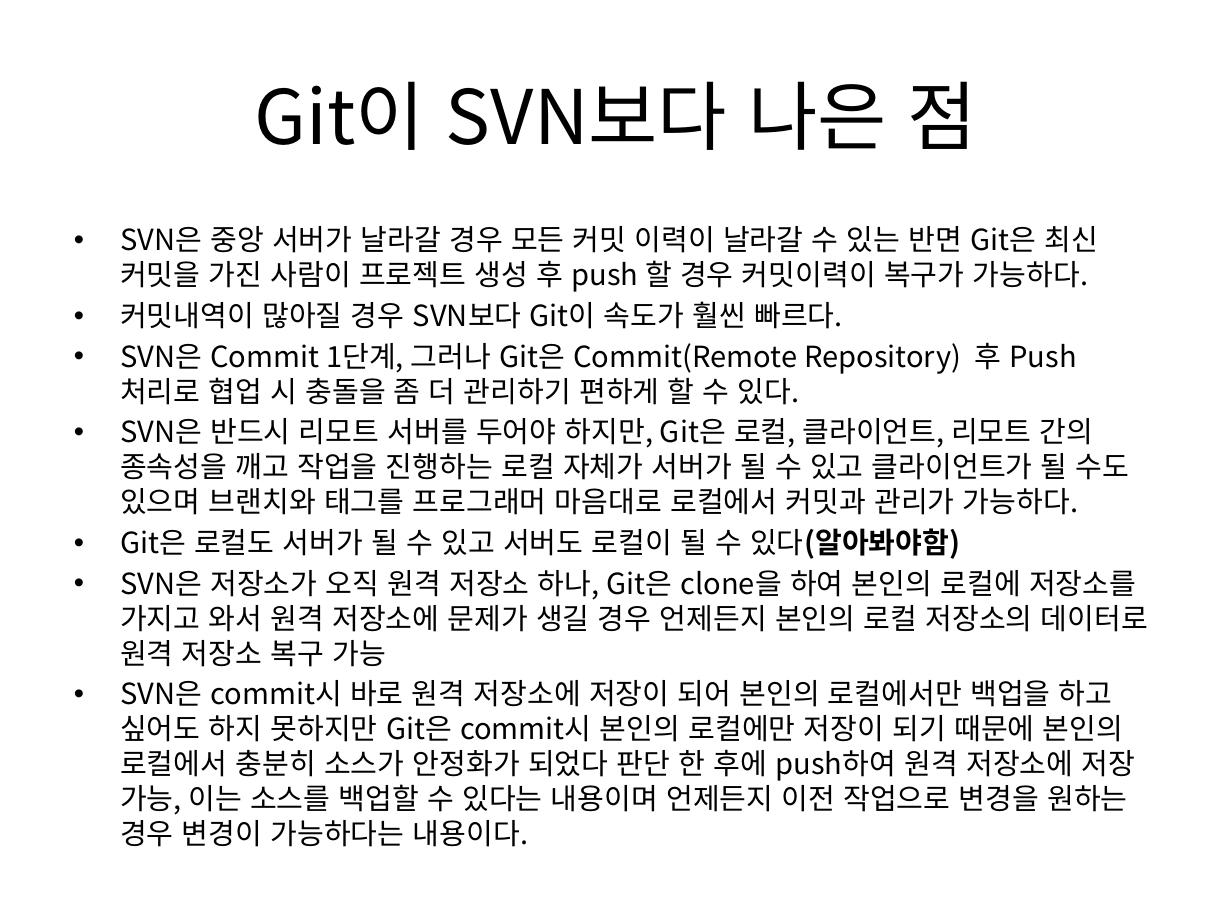
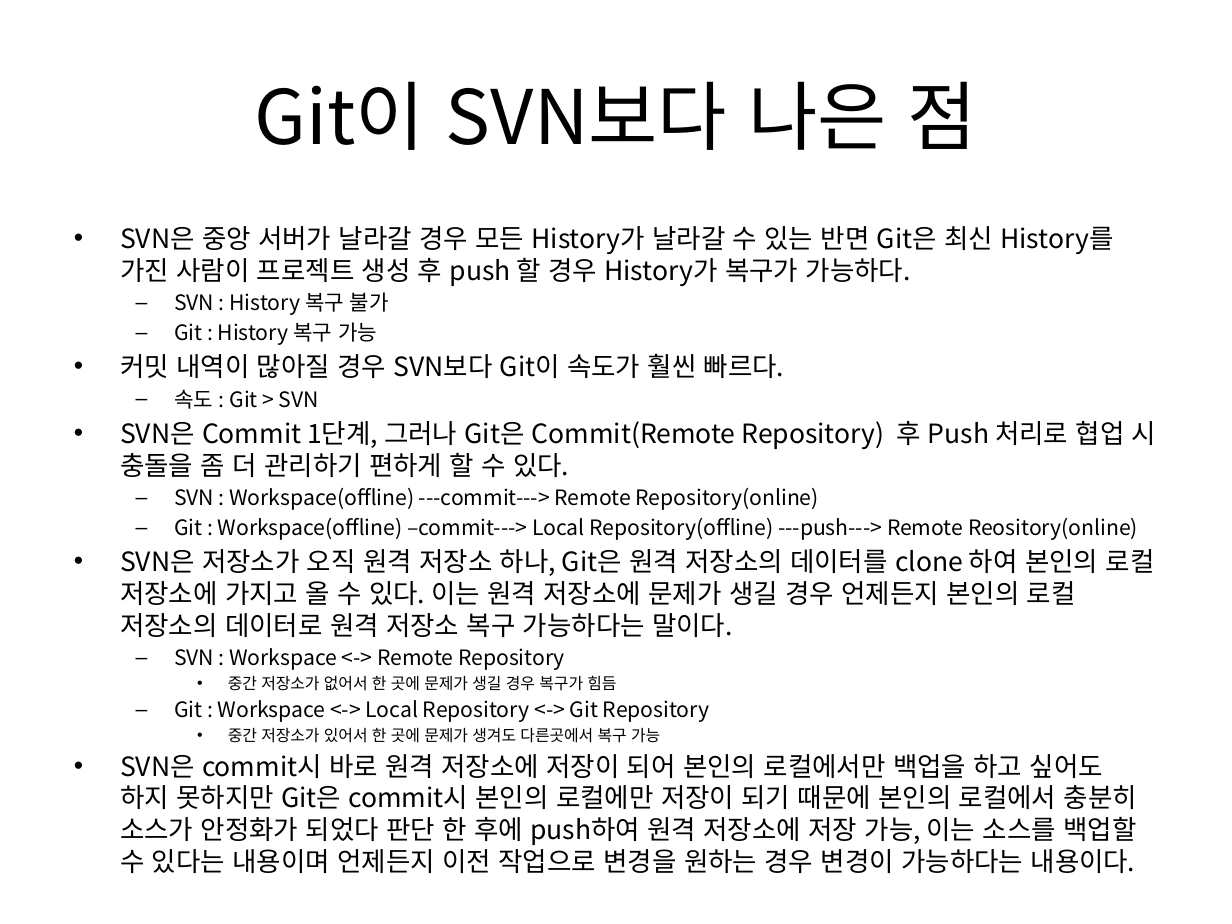
Before and after one commit to KimYoungJae0125/Command, a slide deck: slide 3 of Git/Git.pptx. Drawn at 1232x924 pixels with LibreOffice and Linux fonts; fonts in the diff are those of the drawing. Boxes give left, top, right and bottom in pixels: in the first picture for what was removed or moved away, otherwise in the second. Text is boxed around its words. In the diff, an @@ line names an element or a change of style, - is before the commit and + after.

Commit message:
중간 ppt 저장

```diff
--- a/Git/Git.pptx
+++ b/Git/Git.pptx
@@ text at [120, 226, 1113, 409]: text changed; size 17 to 15.5 pt @@
-• SVN은 중앙 서버가 날라갈 경우 모든 커밋 이력이 날라갈 수 있는 반면 Git은 최신 커밋을 가진 사람이 프로젝트 생성 후 push 할 경우 커밋이력이 복구가 가능하다.
-• 커밋내역이 많아질 경우 SVN보다 Git이 속도가 훨씬 빠르다.
+• SVN은 중앙 서버가 날라갈 경우 모든 History가 날라갈 수 있는 반면 Git은 최신 History를 가진 사람이 프로젝트 생성 후 push 할 경우 History가 복구가 가능하다.
+  – SVN : History 복구 불가
+  – Git : History 복구 가능
+• 커밋 내역이 많아질 경우 SVN보다 Git이 속도가 훨씬 빠르다.
+  – 속도 : Git > SVN
@@ text at [120, 421, 1156, 873]: size 17 to 15.5 pt in "SVN은 Commit 1단계, 그러나 Git은 Commit(Remote Repository) ...", "SVN은 commit시 바로 원격 저장소에 저장이 되어 ..." @@
@@ text at [120, 488, 1155, 743]: text changed; size 17 to 12.4 pt @@
-• SVN은 반드시 리모트 서버를 두어야 하지만, Git은 로컬, 클라이언트, 리모트 간의 종속성을 깨고 작업을 진행하는 로컬 자체가 서버가 될 수 있고 클라이언트가 될 수도 있으며 브랜치와 태그를 프로그래머 마음대로 로컬에서 커밋과 관리가 가능하다.
-• Git은 로컬도 서버가 될 수 있고 서버도 로컬이 될 수 있다(알아봐야함)
-• SVN은 저장소가 오직 원격 저장소 하나, Git은 clone을 하여 본인의 로컬에 저장소를 가지고 와서 원격 저장소에 문제가 생길 경우 언제든지 본인의 로컬 저장소의 데이터로 원격 저장소 복구 가능
+  – SVN : Workspace(offline) ---commit---> Remote Repository(online)
+  – Git : Workspace(offline) –commit---> Local Repository(offline) ---push---> Remote Reository(online)
+• SVN은 저장소가 오직 원격 저장소 하나, Git은 원격 저장소의 데이터를 clone 하여 본인의 로컬 저장소에 가지고 올 수 있다. 이는 원격 저장소에 문제가 생길 경우 언제든지 본인의 로컬 저장소의 데이터로 원격 저장소 복구 가능하다는 말이다.
+  – SVN : Workspace <-> Remote Repository
+    • 중간 저장소가 없어서 한 곳에 문제가 생길 경우 복구가 힘듬
+  – Git : Workspace <-> Local Repository <-> Git Repository
+    • 중간 저장소가 있어서 한 곳에 문제가 생겨도 다른곳에서 복구 가능
```
Also in this commit, not shown: 5 other slides changed, 1 slide added.
